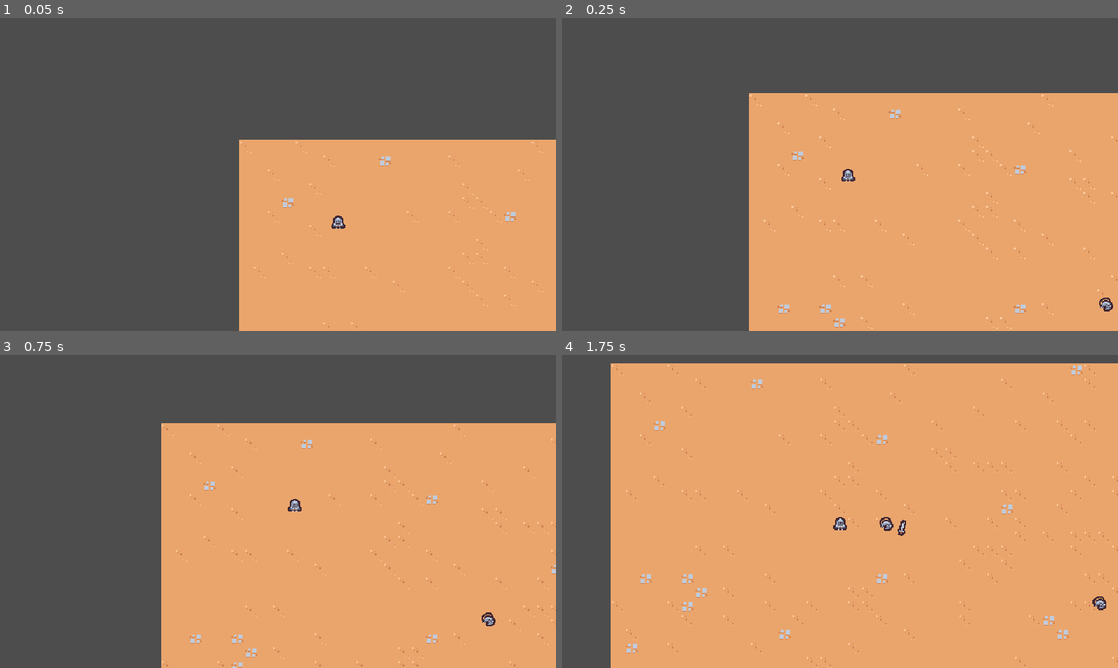
Above: before the commit, frames 1-4 (two rows, left to right).
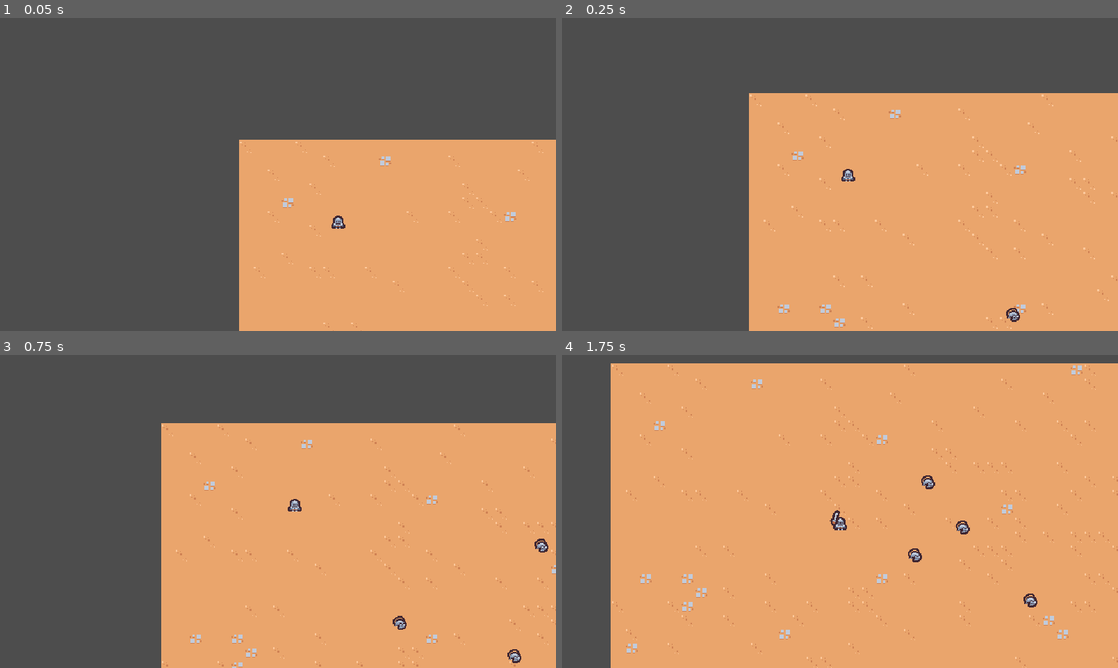
Above: after the commit, the same moments.

Repository: tylerfedoris/vampire-survivors-clone
Game: Godot game, scene res://scenes/main/main.tscn
Same seed, same stepped clock (60 frames per second), same inputs: the game is played once before the commit and once after it.
Inputs:
- Up to frame 1 (0.05 s): no input
- Up to frame 2 (0.25 s): no input
- Up to frame 3 (0.75 s): hold D (move_right) from 0.53 s (still down)
- Up to frame 4 (1.75 s): release D (move_right) at 1.28 s; hold S (move_down) from 1.28 s (still down)

Frame 1 is identical in both runs. In frame 2, 0.2% of the frame differs, in the area x 79-100%, y 89-98%; in frame 3, 0.3%; in frame 4, 0.6%, in the area x 48-98%, y 38-82%.

Commit message:
Destroying Enemies

Diff:
--- a/project.godot
+++ b/project.godot
@@ -50,6 +50,12 @@
 ]
 }
 
+[layer_names]
+
+2d_physics/layer_1="Terrain"
+2d_physics/layer_2="Player"
+2d_physics/layer_3="Enemy"
+
 [rendering]
 
 textures/canvas_textures/default_texture_filter=0
--- a/scenes/abilities/sword_ability/sword_ability.tscn
+++ b/scenes/abilities/sword_ability/sword_ability.tscn
@@ -1,6 +1,45 @@
-[gd_scene load_steps=5 format=3 uid="uid://igy0himufixd"]
+[gd_scene load_steps=6 format=3 uid="uid://igy0himufixd"]
 
 [ext_resource type="Texture2D" uid="uid://3xkkat6yc78c" path="res://scenes/abilities/sword_ability/sword.png" id="1_qjj40"]
+
+[sub_resource type="Animation" id="Animation_rvfbx"]
+length = 0.001
+tracks/0/type = "value"
+tracks/0/imported = false
+tracks/0/enabled = true
+tracks/0/path = NodePath("Sprite2D:rotation")
+tracks/0/interp = 1
+tracks/0/loop_wrap = true
+tracks/0/keys = {
+"times": PackedFloat32Array(0),
+"transitions": PackedFloat32Array(1),
+"update": 0,
+"values": [0.0]
+}
+tracks/1/type = "value"
+tracks/1/imported = false
+tracks/1/enabled = true
+tracks/1/path = NodePath("Sprite2D:scale")
+tracks/1/interp = 1
+tracks/1/loop_wrap = true
+tracks/1/keys = {
+"times": PackedFloat32Array(0),
+"transitions": PackedFloat32Array(1),
+"update": 0,
+"values": [Vector2(1, 1)]
+}
+tracks/2/type = "value"
+tracks/2/imported = false
+tracks/2/enabled = true
+tracks/2/path = NodePath("Area2D/CollisionShape2D:disabled")
+tracks/2/interp = 1
+tracks/2/loop_wrap = true
+tracks/2/keys = {
+"times": PackedFloat32Array(0),
+"transitions": PackedFloat32Array(1),
+"update": 1,
+"values": [true]
+}
 
 [sub_resource type="Animation" id="Animation_yf1f5"]
 resource_name = "swing"
@@ -44,32 +83,17 @@
 "method": &"queue_free"
 }]
 }
-
-[sub_resource type="Animation" id="Animation_rvfbx"]
-length = 0.001
-tracks/0/type = "value"
-tracks/0/imported = false
-tracks/0/enabled = true
-tracks/0/path = NodePath("Sprite2D:rotation")
-tracks/0/interp = 1
-tracks/0/loop_wrap = true
-tracks/0/keys = {
-"times": PackedFloat32Array(0),
-"transitions": PackedFloat32Array(1),
-"update": 0,
-"values": [0.0]
-}
-tracks/1/type = "value"
-tracks/1/imported = false
-tracks/1/enabled = true
-tracks/1/path = NodePath("Sprite2D:scale")
-tracks/1/interp = 1
-tracks/1/loop_wrap = true
-tracks/1/keys = {
-"times": PackedFloat32Array(0),
-"transitions": PackedFloat32Array(1),
-"update": 0,
-"values": [Vector2(1, 1)]
+tracks/3/type = "value"
+tracks/3/imported = false
+tracks/3/enabled = true
+tracks/3/path = NodePath("Area2D/CollisionShape2D:disabled")
+tracks/3/interp = 1
+tracks/3/loop_wrap = true
+tracks/3/keys = {
+"times": PackedFloat32Array(0, 0.2, 0.4),
+"transitions": PackedFloat32Array(1, 1, 1),
+"update": 1,
+"values": [true, false, true]
 }
 
 [sub_resource type="AnimationLibrary" id="AnimationLibrary_vbknv"]
@@ -77,6 +101,9 @@
 "RESET": SubResource("Animation_rvfbx"),
 "swing": SubResource("Animation_yf1f5")
 }
+
+[sub_resource type="RectangleShape2D" id="RectangleShape2D_gj57v"]
+size = Vector2(30, 30)
 
 [node name="SwordAbility" type="Node2D"]
 
@@ -89,3 +116,12 @@
 [node name="Sprite2D" type="Sprite2D" parent="."]
 texture = ExtResource("1_qjj40")
 offset = Vector2(0, -4)
+
+[node name="Area2D" type="Area2D" parent="."]
+collision_layer = 4
+collision_mask = 0
+
+[node name="CollisionShape2D" type="CollisionShape2D" parent="Area2D"]
+position = Vector2(15, 0)
+shape = SubResource("RectangleShape2D_gj57v")
+disabled = true
--- a/scenes/abilities/sword_ability_controller/sword_ability_controller.gd
+++ b/scenes/abilities/sword_ability_controller/sword_ability_controller.gd
@@ -33,3 +33,7 @@
 	var sword_instance = sword_ability.instantiate() as Node2D
 	player.get_parent().add_child(sword_instance)
 	sword_instance.global_position = enemies[0].global_position
+	sword_instance.global_position += Vector2.RIGHT.rotated(randf_range(0, TAU)) * 4
+
+	var enemy_direction = enemies[0].global_position - sword_instance.global_position
+	sword_instance.rotation = enemy_direction.angle()
--- a/scenes/basic_enemy/basic_enemy.gd
+++ b/scenes/basic_enemy/basic_enemy.gd
@@ -4,7 +4,7 @@
 
 # Called when the node enters the scene tree for the first time.
 func _ready():
-	pass # Replace with function body.
+	$Area2D.area_entered.connect(on_area_entered)
 
 
 # Called every frame. 'delta' is the elapsed time since the previous frame.
@@ -19,3 +19,7 @@
 	if player_node != null:
 		return (player_node.global_position - global_position).normalized()
 	return Vector2.ZERO
+
+
+func on_area_entered(other_area: Area2D):
+	queue_free()
--- a/scenes/basic_enemy/basic_enemy.tscn
+++ b/scenes/basic_enemy/basic_enemy.tscn
@@ -1,7 +1,10 @@
-[gd_scene load_steps=4 format=3 uid="uid://bea44v1i4gud5"]
+[gd_scene load_steps=5 format=3 uid="uid://bea44v1i4gud5"]
 
 [ext_resource type="Script" path="res://scenes/basic_enemy/basic_enemy.gd" id="1_uq2ja"]
 [ext_resource type="Texture2D" uid="uid://jvhy30i5imc7" path="res://scenes/basic_enemy/basic_enemy.png" id="2_38ox7"]
+
+[sub_resource type="CircleShape2D" id="CircleShape2D_qq4nc"]
+radius = 12.0
 
 [sub_resource type="CircleShape2D" id="CircleShape2D_wt57m"]
 radius = 5.0
@@ -10,6 +13,14 @@
 collision_layer = 0
 script = ExtResource("1_uq2ja")
 
+[node name="Area2D" type="Area2D" parent="."]
+collision_layer = 0
+collision_mask = 4
+
+[node name="CollisionShape2D" type="CollisionShape2D" parent="Area2D"]
+position = Vector2(0, -5)
+shape = SubResource("CircleShape2D_qq4nc")
+
 [node name="Sprite2D" type="Sprite2D" parent="."]
 texture = ExtResource("2_38ox7")
 offset = Vector2(0, -4)
--- a/scenes/main/main.tscn
+++ b/scenes/main/main.tscn
@@ -18,7 +18,16 @@
 position = Vector2(114, 102)
 
 [node name="BasicEnemy" parent="." instance=ExtResource("4_qv5me")]
-position = Vector2(427, 255)
+position = Vector2(318, 271)
 
 [node name="BasicEnemy2" parent="." instance=ExtResource("4_qv5me")]
-position = Vector2(682, 333)
+position = Vector2(597, 341)
+
+[node name="BasicEnemy3" parent="." instance=ExtResource("4_qv5me")]
+position = Vector2(455, 301)
+
+[node name="BasicEnemy4" parent="." instance=ExtResource("4_qv5me")]
+position = Vector2(528, 236)
+
+[node name="BasicEnemy5" parent="." instance=ExtResource("4_qv5me")]
+position = Vector2(494, 153)
